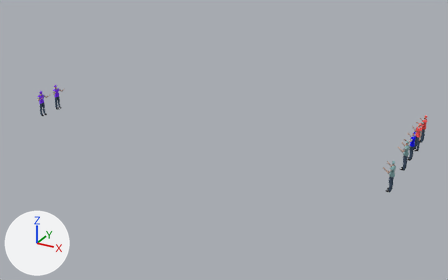
What one commit did to the glTF model people/CVE_crew_anm.glb.
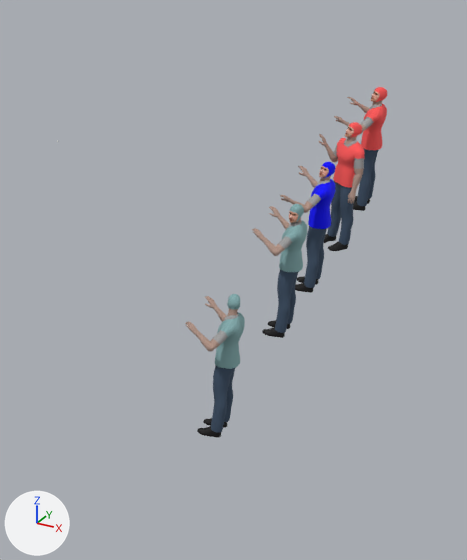
The first picture shows the older version from a 50 mm camera at (61.8, -215.3, 90.4) aimed at (-17.7, -70.8, 18.2). The close-ups show both versions on the part from 76% to 99% of the width and 34% to 78% of the height of that picture; other places that the commit changed are outside them. Arrows for +X, +Y and +Z are at lower left; the lights stay in place. Where no turn or scale is listed for an object, it has been applied to the vertices.

The older version as bpy lines, for what is in view:
```python
ob_arml = bpy.data.objects.new('armL', me_msh_arml)
ob_arml.location = (40.52, -105.66, 42.17)
ob_arml_002 = bpy.data.objects.new('armL.002', me_msh_arml_005)
ob_arml_002.location = (40.52, -90.66, 42.17)
ob_arml_003 = bpy.data.objects.new('armL.003', me_msh_arml_003)
ob_arml_003.location = (40.52, -100.66, 42.17)
ob_arml_004 = bpy.data.objects.new('armL.004', me_msh_arml_001)
ob_arml_004.location = (40.52, -115.66, 42.17)
ob_arml_006 = bpy.data.objects.new('armL.006', me_msh_arml_004)
ob_arml_006.location = (40.92, -95.32, 42.17)
ob_crew_blue = bpy.data.objects.new('crew_blue', me_msh_body_001)
ob_crew_blue.location = (40.3, -100.0, 37.5)
ob_head = bpy.data.objects.new('head', me_msh_head)
ob_head.location = (40.45, -105.0, 42.51)
ob_head_003 = bpy.data.objects.new('head.003', me_msh_head_004)
ob_head_003.location = (40.45, -100.0, 42.51)
ob_head_006 = bpy.data.objects.new('head.006', me_msh_head_001)
ob_head_006.location = (40.41, -94.9, 42.51)
# also in view: 'crew_red' at (40.4, -94.9, 40.1); 'crew_red.001' at (40.5, -90.0, 40.1); 'crew_green' at (40.5, -105.0, 40.1); 'crew_green.001' at (40.5, -115.0, 40.1)
```
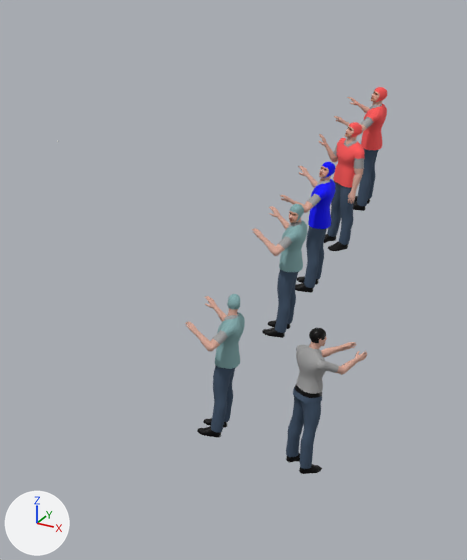
Where the change shows, as pixel boxes [x1, y1, x2, y2] in the close-ups (467 x 560 px):
'gunner', added
    after: [286, 345, 326, 469]
'head.007', added
    after: [309, 328, 327, 349]
'armL2.004', recoloured
    both: [185, 321, 213, 352]
'armR.007', added
    after: [316, 361, 345, 374]
'armL2.007', added
    after: [321, 342, 356, 358]
'shoes.007', added
    after: [286, 453, 322, 474]
'armR2.007', added
    after: [339, 351, 367, 375]
'armL2', recoloured
    both: [252, 228, 278, 256]
'armL2.006', recoloured (brown to beige)
    both: [348, 174, 362, 204]
'armR2.004', recoloured
    both: [205, 296, 227, 322]
'armR2', recoloured
    both: [269, 206, 289, 230]
'armR2.003', recoloured
    both: [298, 166, 318, 188]
'armR2.006', recoloured
    both: [319, 134, 338, 163]
'armL2.003', recoloured
    both: [280, 195, 308, 213]
'armR2.002', recoloured
    both: [347, 97, 370, 113]
'armL2.002', recoloured
    both: [334, 116, 351, 127]
'armR.006', recoloured
    both: [333, 150, 338, 161]
'collar.007', added
    after: [307, 345, 322, 354]
'armL.007', added
    after: [296, 345, 323, 356]

Diff of the bpy script that builds the scene:
```diff
--- a/people/CVE_crew_anm.glb.py
+++ b/people/CVE_crew_anm.glb.py
@@ mat_col_flesh @@
 mat_col_flesh = principled_material('col_flesh')
-mat_col_flesh.base_color = (0.445, 0.301, 0.246)  # beige #b29588
+mat_col_flesh.base_color = (0.687, 0.397, 0.314)  # beige #d8a998
 mat_col_flesh.roughness = 1.0
@@ ob_shoes_007 @@
+ob_shoes_007 = bpy.data.objects.new('shoes.007', me_msh_shoes_007)  # 1450 vertices, 2776 faces; spans x -0.667..0.729, y -0.667..0.729, z -0.057..0.327; in mat_col_black (black #000000)
+ob_shoes_007.location = (44.03, -116.24, 37.49)
@@ ob_head_007 @@
+ob_head_007 = bpy.data.objects.new('head.007', me_msh_head_007)  # 595 vertices, 1138 faces; spans x -0.246..0.36, y -0.246..0.36, z -0.21..0.857; in mat_col_flesh (beige #d8a998), mat_col_black (black #000000), mat_col_blue (blue #0000ff), mat_mat_face (picture img_face32)
+ob_head_007.location = (43.9, -116.37, 42.51)
@@ ob_collar_007 @@
+ob_collar_007 = bpy.data.objects.new('collar.007', me_msh_collar_007)  # 63 vertices, 80 faces; spans x -0.258..0.328, y -0.255..0.328, z -0.197..0.112; in mat_col_shirt (grey #a0a0a0)
+ob_collar_007.location = (43.89, -116.37, 42.5)
@@ ob_armr2_007 @@
+ob_armr2_007 = bpy.data.objects.new('armR2.007', me_msh_armr2_007)  # 319 vertices, 634 faces; spans x -0.142..0.658, y -0.141..1.137, z -0.137..0.513; in mat_col_flesh (beige #d8a998)
+ob_armr2_007.location = (45.0, -116.28, 41.82)
@@ ob_armr_007 @@
+ob_armr_007 = bpy.data.objects.new('armR.007', me_msh_armr_007)  # 157 vertices, 310 faces; spans x -0.204..0.79, y -0.204..0.717, z -0.47..0.195; in mat_col_shirt (grey #a0a0a0), mat_col_flesh (beige #d8a998)
+ob_armr_007.location = (44.32, -116.88, 42.16)
@@ ob_arml2_007 @@
+ob_arml2_007 = bpy.data.objects.new('armL2.007', me_msh_arml2_007)  # 319 vertices, 634 faces; spans x -0.141..1.137, y -0.142..0.658, z -0.137..0.513; in mat_col_flesh (beige #d8a998)
+ob_arml2_007.location = (43.99, -115.27, 41.82)
@@ ob_arml_007 @@
+ob_arml_007 = bpy.data.objects.new('armL.007', me_msh_arml_007)  # 157 vertices, 310 faces; spans x -0.204..0.717, y -0.204..0.79, z -0.47..0.195; in mat_col_shirt (grey #a0a0a0), mat_col_flesh (beige #d8a998)
+ob_arml_007.location = (43.38, -115.95, 42.16)
@@ ob_gunner @@
+ob_gunner = bpy.data.objects.new('gunner', me_msh_body_007)  # 1211 vertices, 2340 faces; spans x -0.77..0.51, y -0.77..0.51, z 0.22..5.07; in mat_col_pants (dark blue #3f5268), mat_col_shirt (grey #a0a0a0), mat_col_black (black #000000)
+ob_gunner.location = (44.0, -116.26, 37.49)
```
